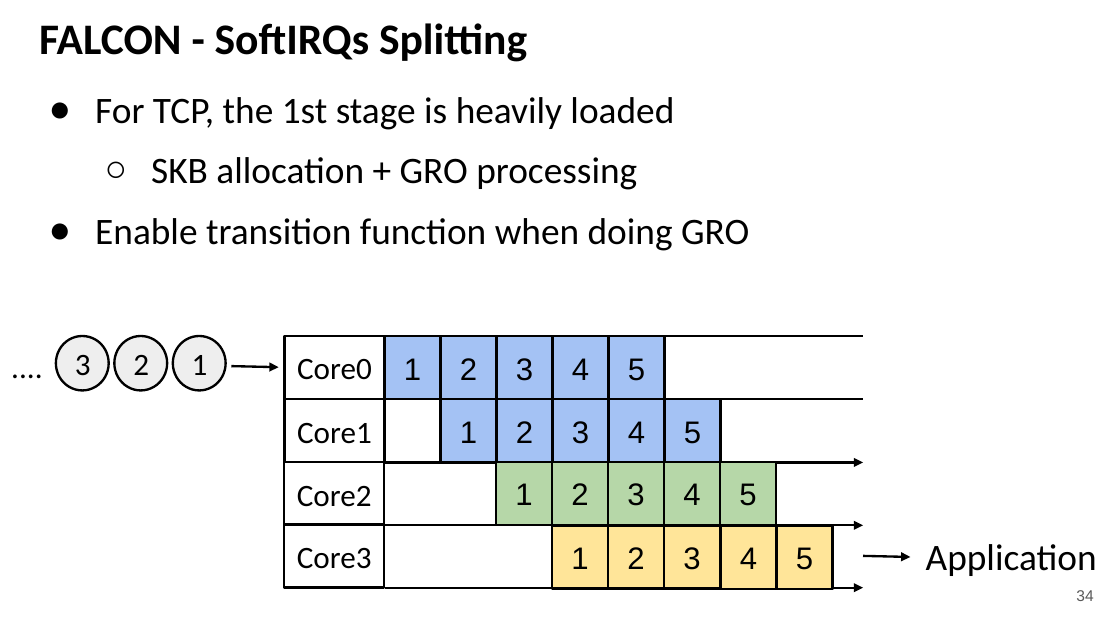
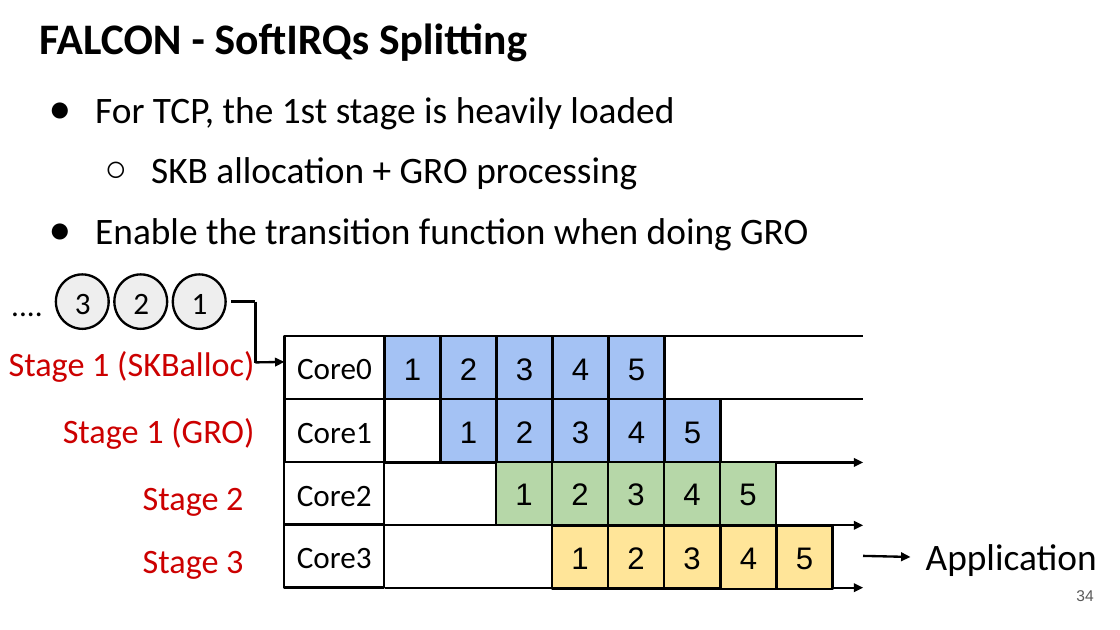
Before and after one commit to kevinsuo/kevinsuo.github.io, a slide deck: slide 34 of ksuo_homepage_files/eurosys21-slides.pptx. Drawn at 1120x630 pixels with LibreOffice and Linux fonts; fonts in the diff are those of the drawing. Boxes give left, top, right and bottom in pixels: in the first picture for what was removed or moved away, otherwise in the second. Text is boxed around its words. In the diff, an @@ line names an element or a change of style, - is before the commit and + after.

```diff
--- a/ksuo_homepage_files/eurosys21-slides.pptx
+++ b/ksuo_homepage_files/eurosys21-slides.pptx
@@ text at (x1=95, y1=218, x2=808, y2=251): text changed @@
-● Enable transition function when doing GRO
+● Enable the transition function when doing GRO
@@ 3 ellipses, 1 text moved together from (x1=0, y1=336, x2=225, y2=431) to (x1=0, y1=274, x2=225, y2=370) @@
@@ line added from (232, 301) to (255, 301), #000000 1.5 pt @@
@@ line added from (255, 301) to (255, 363), #000000 1.5 pt @@
@@ text added at (x1=9, y1=351, x2=254, y2=382), 22 pt, text #CC0000 @@
+Stage 1 (SKBalloc)
@@ arrow moved from (232, 366) - (279, 367) to (255, 363) - (284, 362) @@
@@ text added at (x1=63, y1=418, x2=254, y2=449), 22 pt, text #CC0000 @@
+Stage 1 (GRO)
@@ text added at (x1=143, y1=487, x2=243, y2=516), 22 pt, text #CC0000 @@
+Stage 2
@@ text added at (x1=143, y1=550, x2=243, y2=579), 22 pt, text #CC0000 @@
+Stage 3
```
Also in this commit, not shown: 25 other slides changed, 4 slides added, 17 slides removed, 1 other file.
